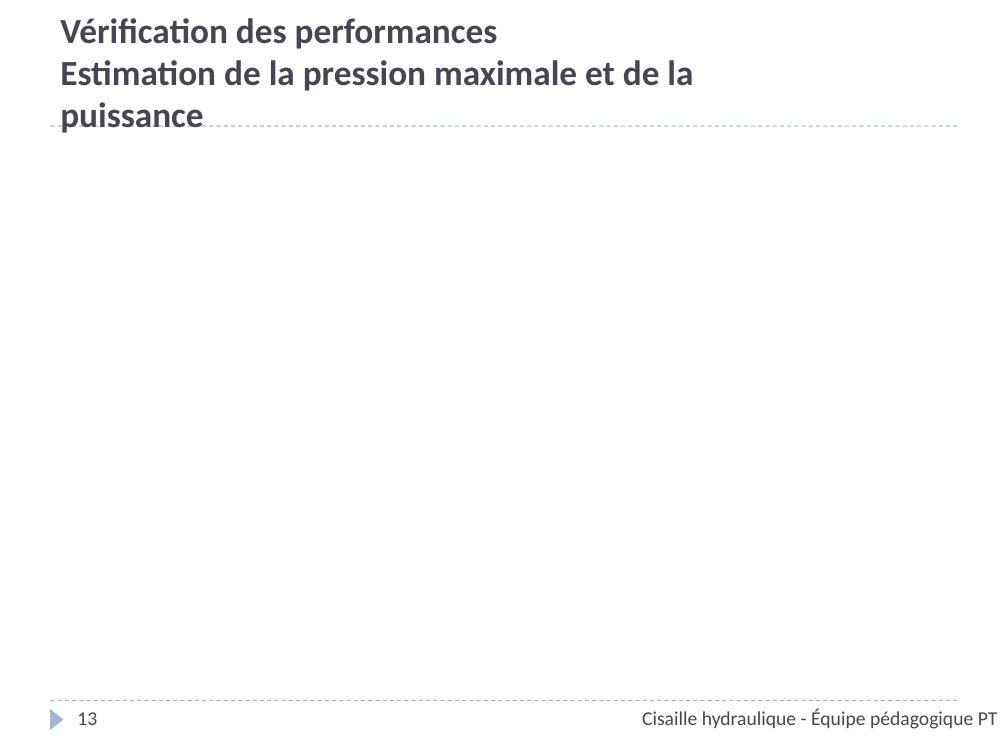
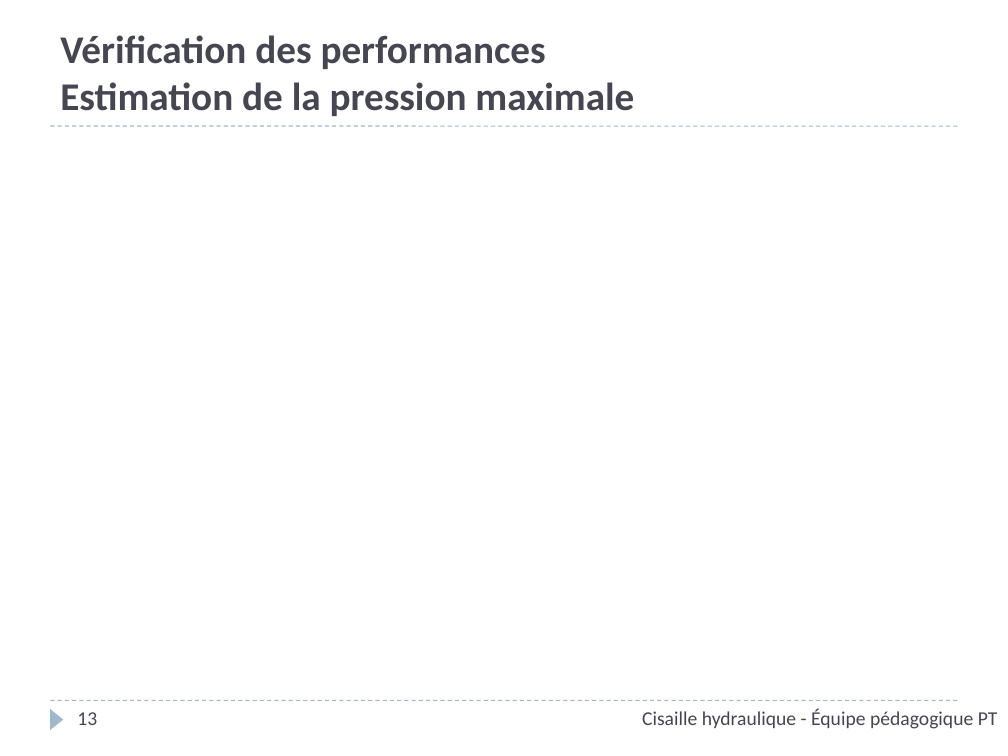
Before and after one commit to xpessoles/PT_Oraux, a slide deck: slide 13 of Interrogation_SII/03_Cisaille hydraulique/ServoMoteur_CommandeVanne_Corrige.pptx. Drawn at 1008x756 pixels with LibreOffice and Linux fonts; fonts in the diff are those of the drawing; grey boxes stand for pictures; background and template pictures are left out. Boxes give left, top, right and bottom in pixels: in the first picture for what was removed or moved away, otherwise in the second. Text is boxed around its words. In the diff, an @@ line names an element or a change of style, - is before the commit and + after.

```diff
--- a/Interrogation_SII/03_Cisaille hydraulique/ServoMoteur_CommandeVanne_Corrige.pptx
+++ b/Interrogation_SII/03_Cisaille hydraulique/ServoMoteur_CommandeVanne_Corrige.pptx
@@ title at (x1=60, y1=35, x2=634, y2=116): text changed; size 25.2 to 28 pt @@
-Vérification des performances
-Estimation de la pression maximale et de la puissance
+Vérification des performances
+Estimation de la pression maximale
```
Also in this commit, not shown: 4 other slides changed, 2 slides added, 3 other files.
